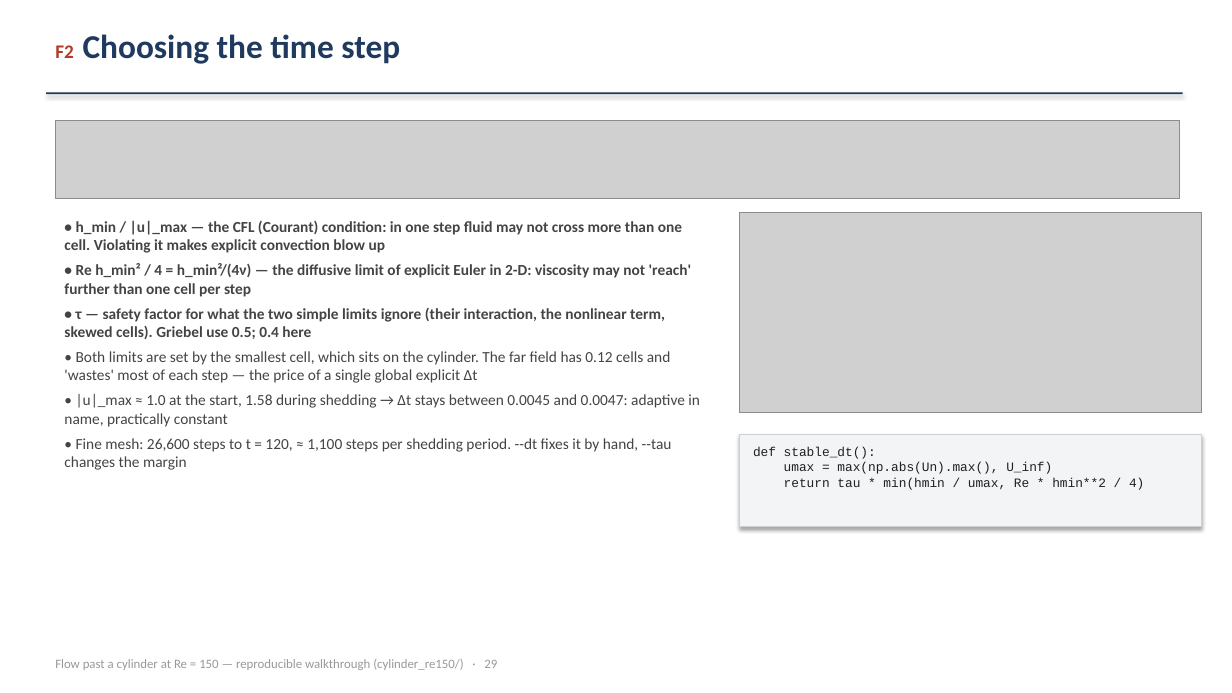
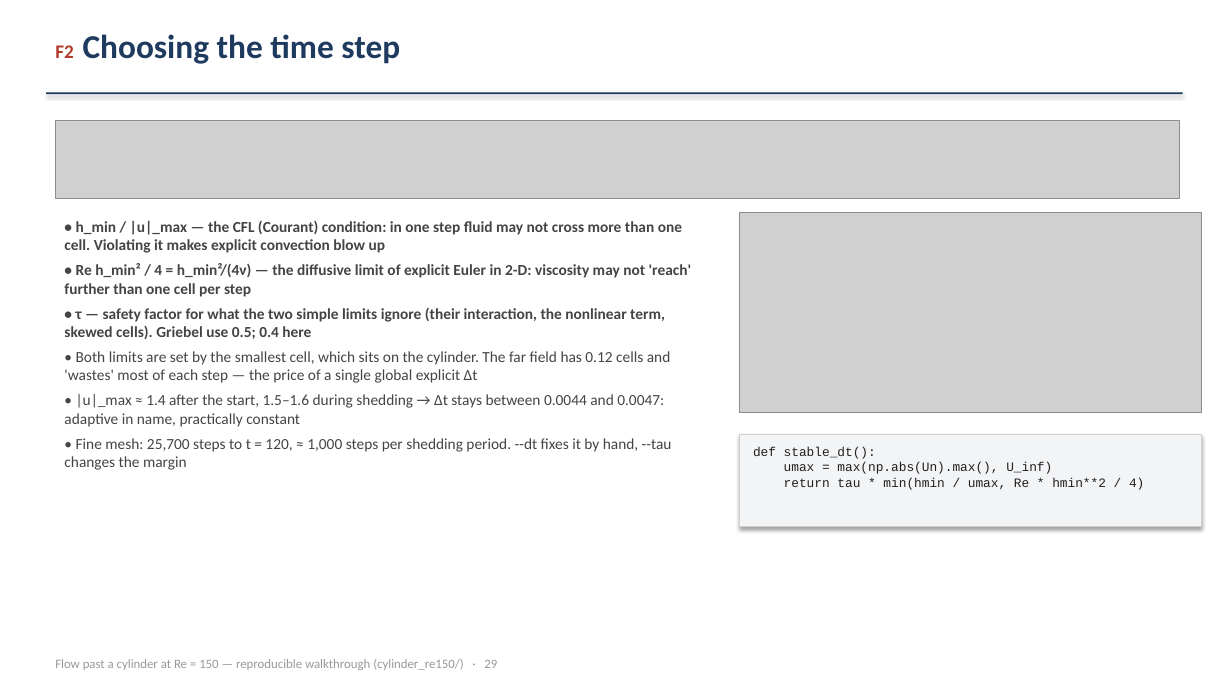
Before and after one commit to ichanwaheng/LES_working, a slide deck: slide 29 of cylinder_re150/demo/ns_staggered_tutorial.pptx. Drawn at 1232x693 pixels with LibreOffice and Linux fonts; fonts in the diff are those of the drawing; grey boxes stand for pictures. Boxes give left, top, right and bottom in pixels: in the first picture for what was removed or moved away, otherwise in the second. Text is boxed around its words. In the diff, an @@ line names an element or a change of style, - is before the commit and + after.

```diff
--- a/cylinder_re150/demo/ns_staggered_tutorial.pptx
+++ b/cylinder_re150/demo/ns_staggered_tutorial.pptx
@@ text at [64, 394, 672, 470]: text changed @@
-• |u|_max ≈ 1.0 at the start, 1.58 during shedding → Δt stays between 0.0045 and 0.0047: adaptive in name, practically constant
-• Fine mesh: 26,600 steps to t = 120, ≈ 1,100 steps per shedding period. --dt fixes it by hand, --tau changes the margin
+• |u|_max ≈ 1.4 after the start, 1.5–1.6 during shedding → Δt stays between 0.0044 and 0.0047: adaptive in name, practically constant
+• Fine mesh: 25,700 steps to t = 120, ≈ 1,000 steps per shedding period. --dt fixes it by hand, --tau changes the margin
```
Also in this commit, not shown: 23 other slides changed, 10 other files.
